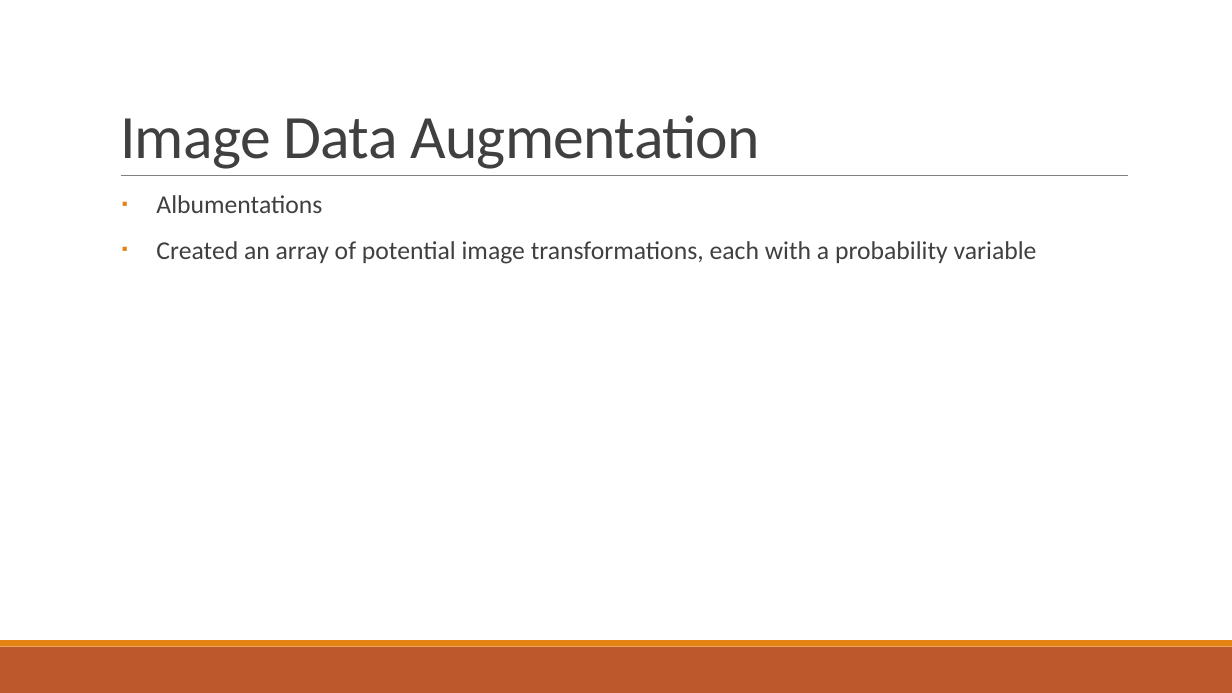
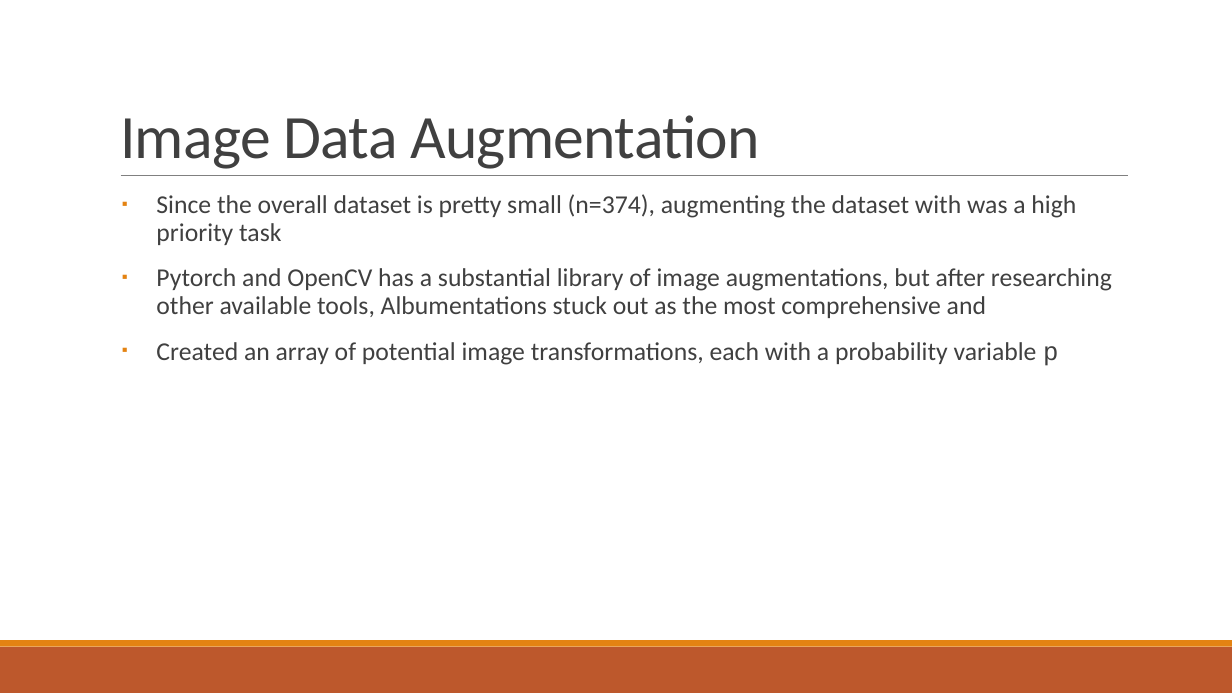
Before and after one commit to andy-j-block/lymphoma_classifier, a slide deck: slide 7 of Documents/Oscar_Presentation.pptx (slide 8 before the commit). Drawn at 1232x693 pixels with LibreOffice and Linux fonts; fonts in the diff are those of the drawing. Boxes give left, top, right and bottom in pixels: in the first picture for what was removed or moved away, otherwise in the second. Text is boxed around its words. In the diff, an @@ line names an element or a change of style, - is before the commit and + after.

```diff
--- a/Documents/Oscar_Presentation.pptx
+++ b/Documents/Oscar_Presentation.pptx
@@ text at [156,194,1112,366]: text changed @@
-▪ Albumentations
-▪ Created an array of potential image transformations, each with a probability variable
+▪ Since the overall dataset is pretty small (n=374), augmenting the dataset with was a high priority task
+▪ Pytorch and OpenCV has a substantial library of image augmentations, but after researching other available tools, Albumentations stuck out as the most comprehensive and
+▪ Created an array of potential image transformations, each with a probability variable p
```
Also in this commit, not shown: 3 other slides changed, 4 other files.
